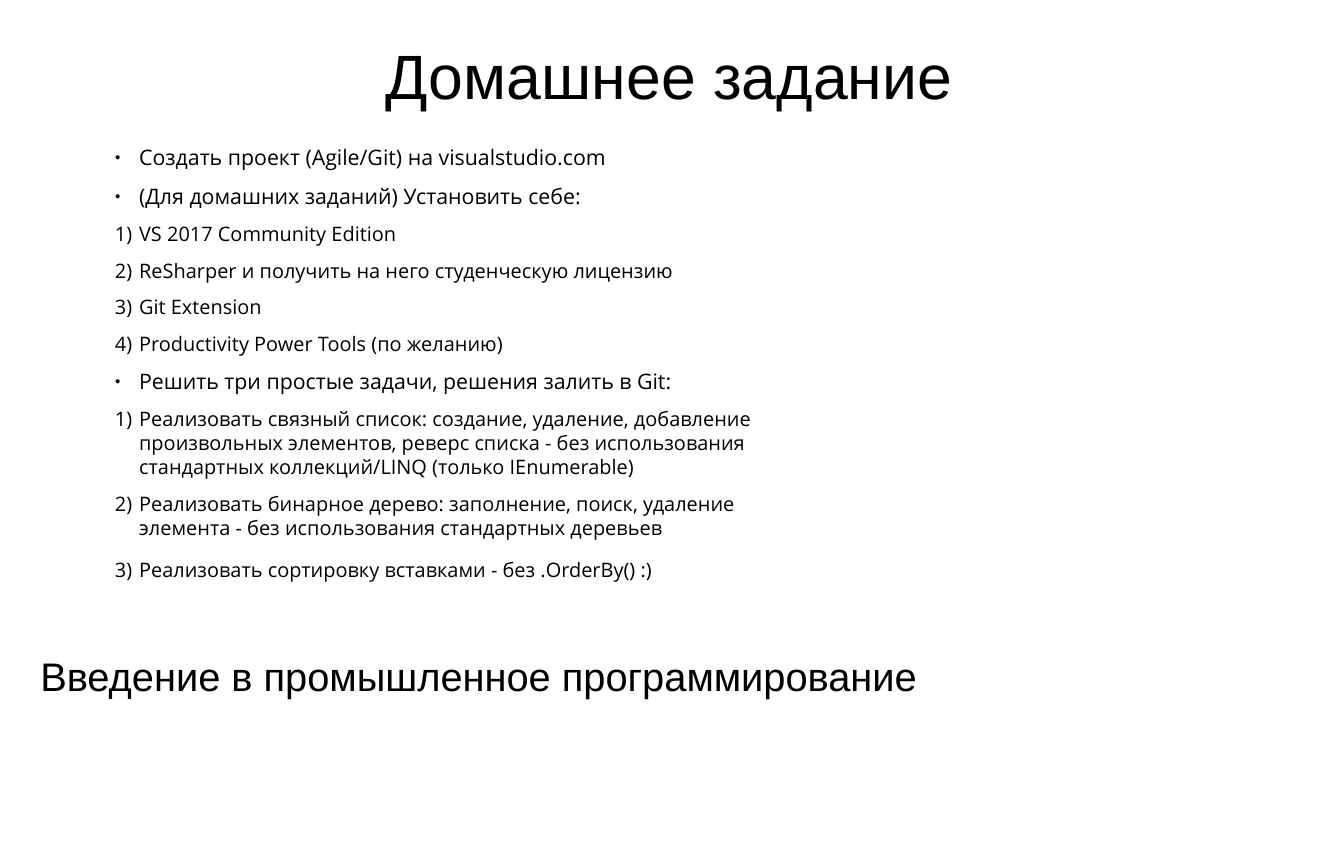
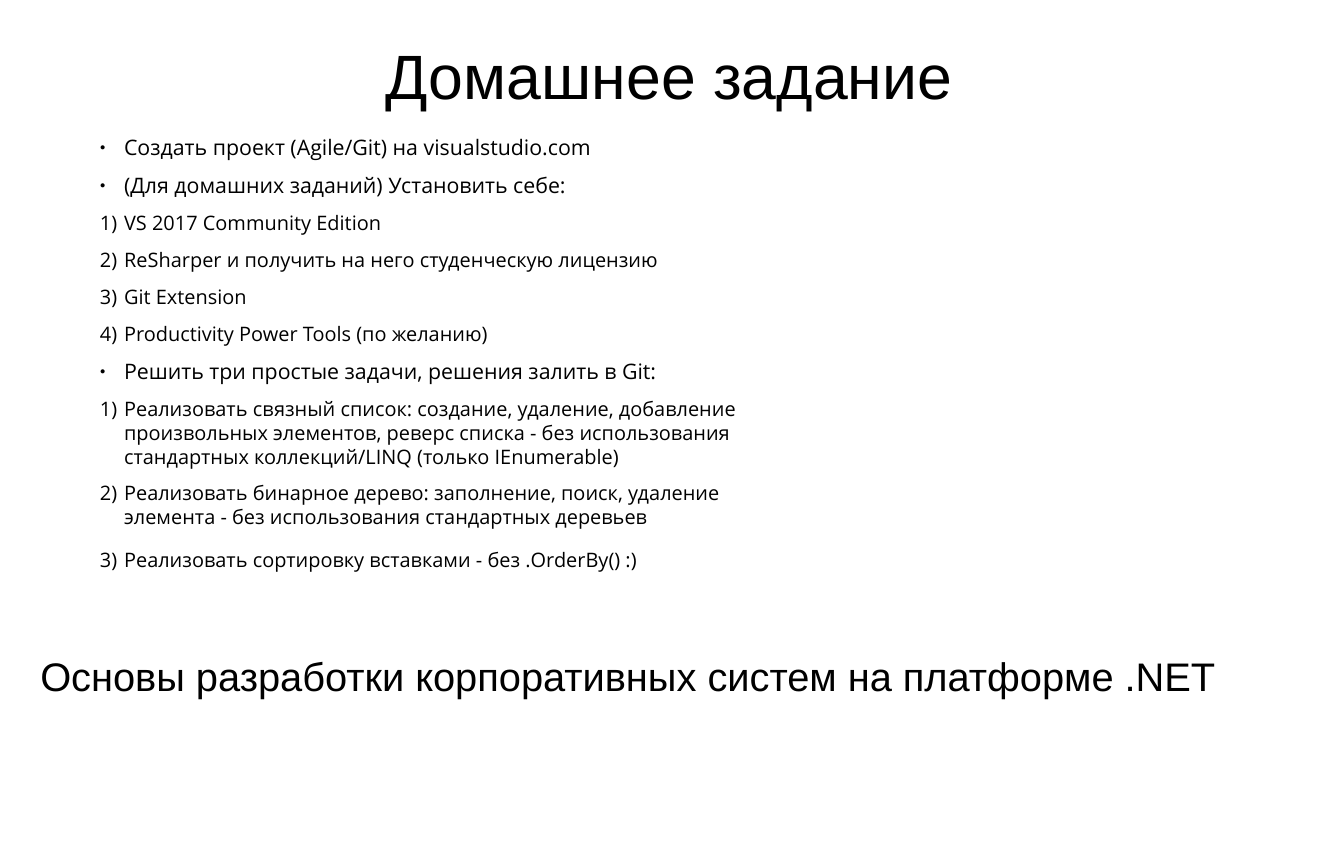
Before and after one commit to PeshekhonovK/ExampleSolution, a slide deck: slide 11 of docs/ЛЭТИ ВвПП 2019.1.pptx. Drawn at 1344x847 pixels with LibreOffice and Linux fonts; fonts in the diff are those of the drawing; background and template pictures are left out. Boxes give left, top, right and bottom in pixels: in the first picture for what was removed or moved away, otherwise in the second. Text is boxed around its words. In the diff, an @@ line names an element or a change of style, - is before the commit and + after.

```diff
--- a/docs/ЛЭТИ ВвПП 2019.1.pptx
+++ b/docs/ЛЭТИ ВвПП 2019.1.pptx
@@ text "Создать проект (Agile/Git) на visualstudio.com": place and size @@
-text "Создать проект (Agile/Git) на visualstudio.com" at bbox=[139, 148, 751, 578]
+text "Создать проект (Agile/Git) на visualstudio.com" at bbox=[124, 138, 736, 568]
@@ text at bbox=[40, 662, 1216, 699]: text changed @@
-Введение в промышленное программирование
+Основы разработки корпоративных систем на платформе .NET
```
Also in this commit, not shown: 10 other slides changed, 1 other file.
